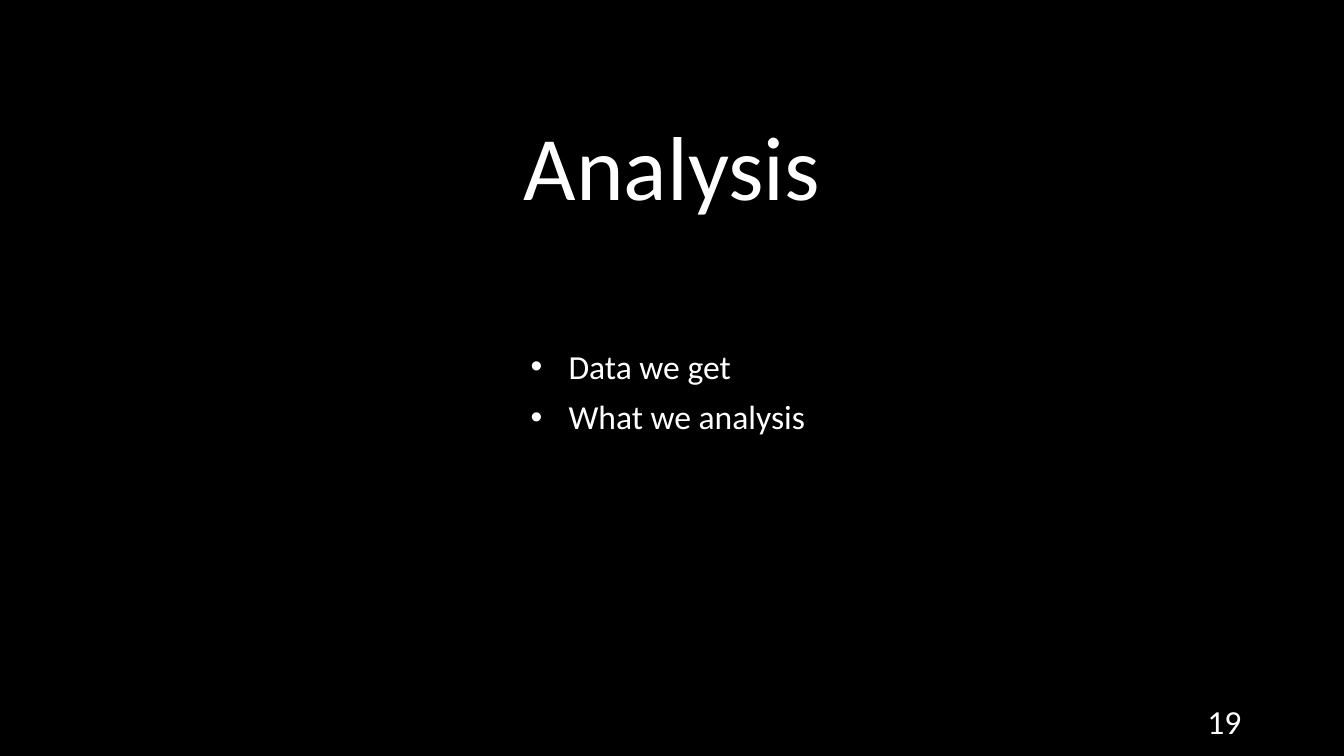
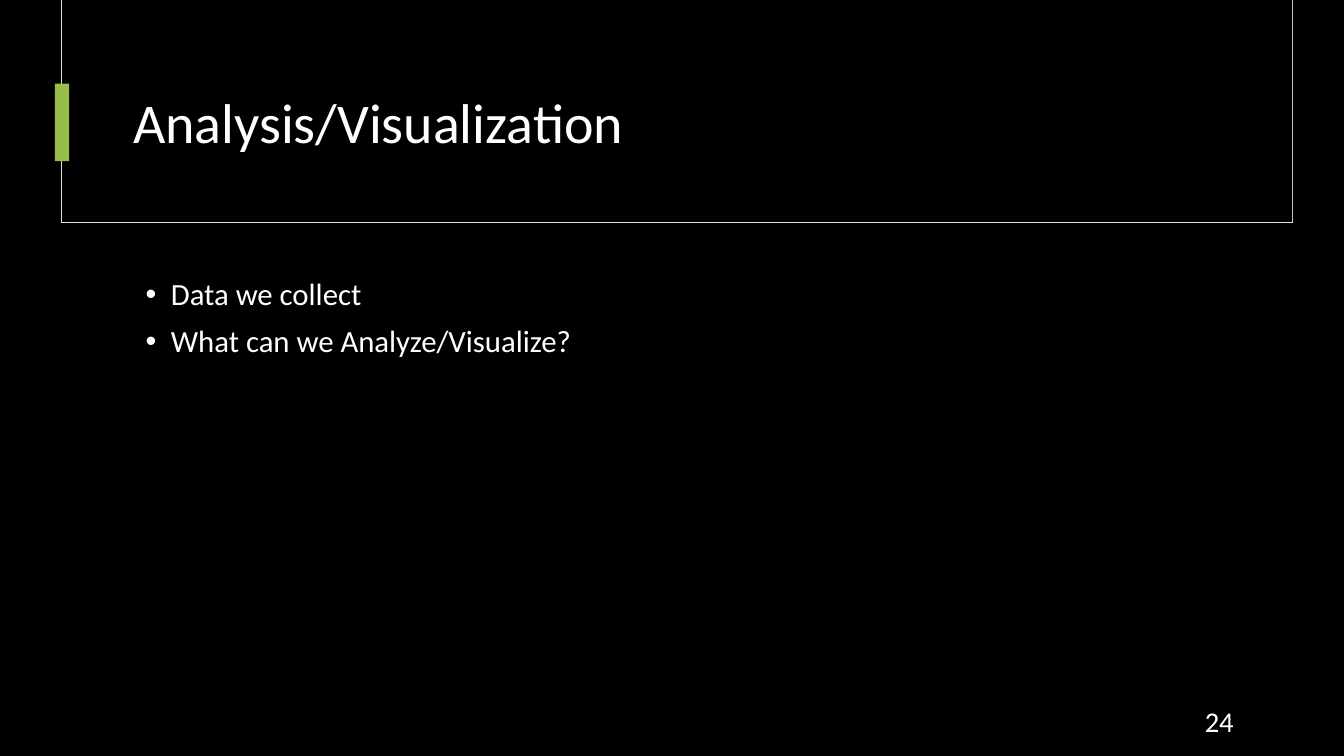
Before and after one commit to AxotZero/NTUSTxIntel--MaskFaceDetection, a slide deck: slide 24 of MaskDetection.pptx (slide 19 before the commit). Drawn at 1344x756 pixels with LibreOffice and Linux fonts; fonts in the diff are those of the drawing. Boxes give left, top, right and bottom in pixels: in the first picture for what was removed or moved away, otherwise in the second. Text is boxed around its words. In the diff, an @@ line names an element or a change of style, - is before the commit and + after.

```diff
--- a/MaskDetection.pptx
+++ b/MaskDetection.pptx
@@ rectangle added at (62, 0, 1293, 223), fill #000000, outline #E1E1E1 0.75 pt @@
@@ rectangle added at (63, 0, 1293, 222), fill #000000 @@
@@ rectangle added at (55, 84, 70, 161), fill #97BE49 @@
@@ title at (133, 104, 623, 152): text changed; size 64.8 to 40 pt @@
-Analysis
+Analysis/Visualization
@@ text at (171, 283, 571, 357): text changed; size 24 to 22 pt @@
-• Data we get
-• What we analysis
+• Data we collect
+• What can we Analyze/Visualize?
@@ page number at (1205, 713, 1234, 732): text changed; size 24 to 20.4 pt @@
-19
+24
```
Also in this commit, not shown: 18 other slides changed, 8 slides added, 3 slides removed, 46 other files.
